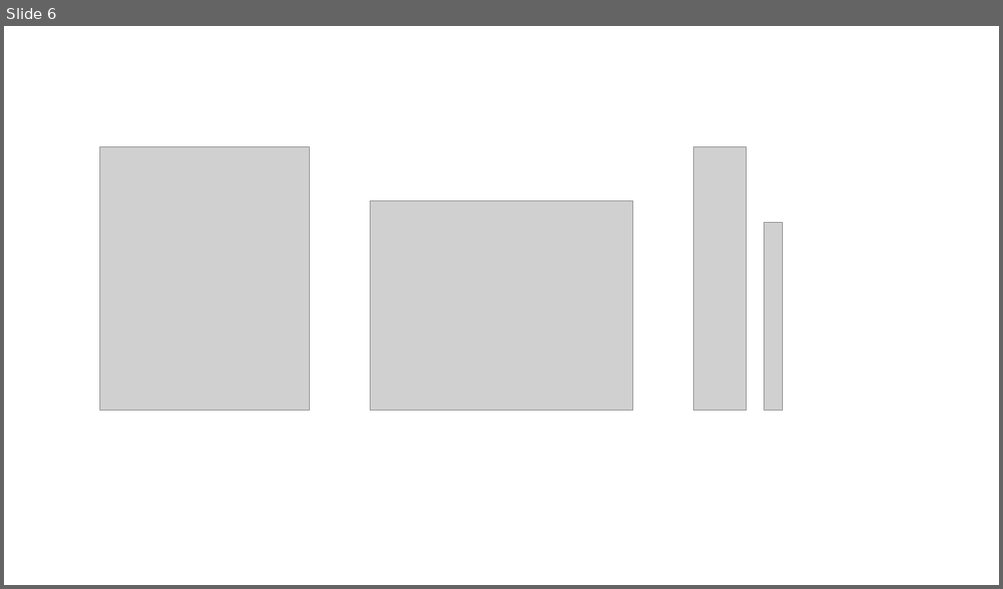
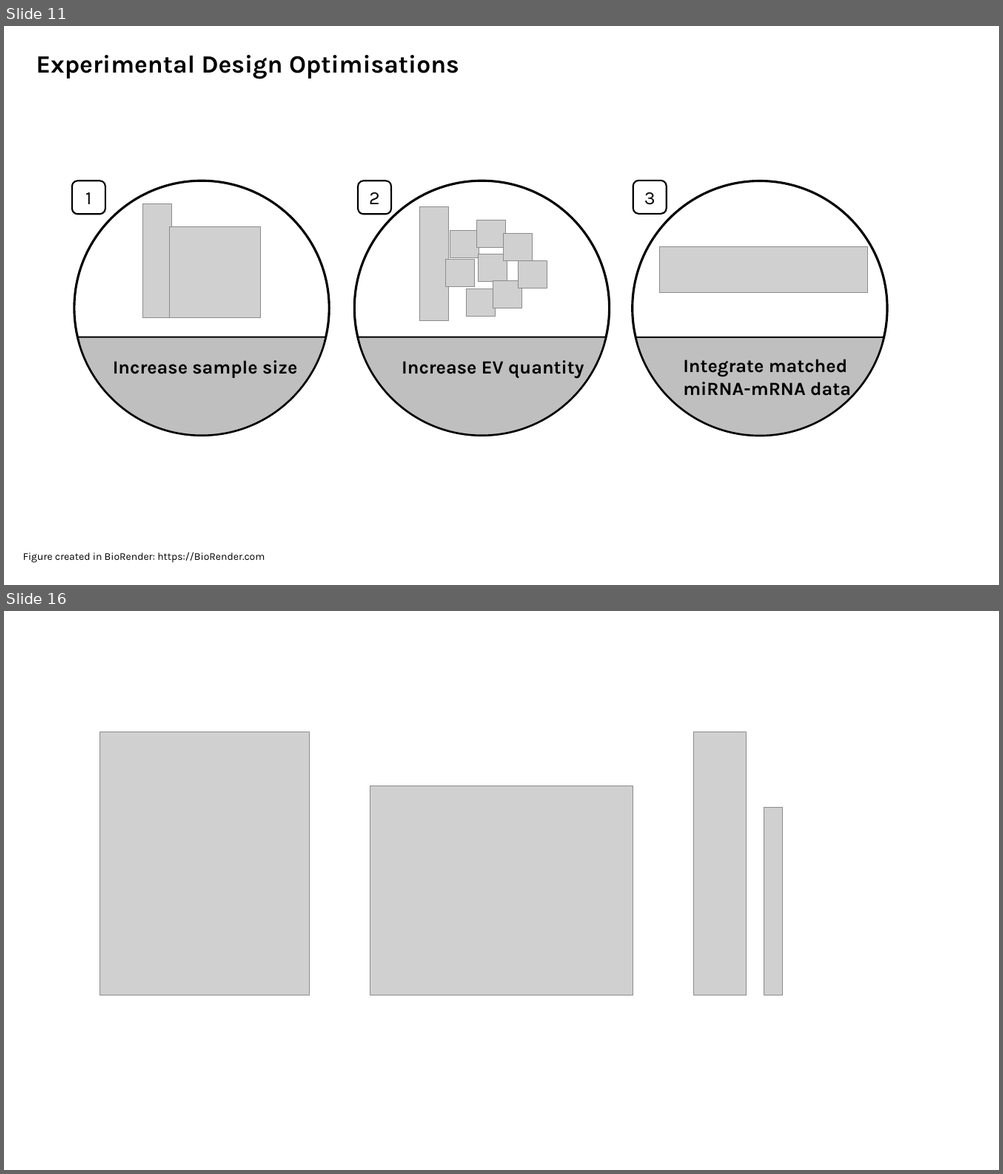
Before and after one commit to CJ770411/L4137_HBEC_EV_Transcriptomics-Project, a slide deck: viva/presentation/drafts/viva_presentation_DRAFT_1.pptx. Shown one above the other, each under a label of ours: slide 6 before the commit, slides 11 and 16 after it; the slides between them are not shown. The pictures are 1003x589 and 1003x1174 pixels, drawn with LibreOffice and Linux fonts; fonts in the diff are those of the drawing; grey boxes stand for pictures. Boxes give left, top, right and bottom in pixels: in the first picture for what was removed or moved away, otherwise in the second. Text is boxed around its words. In the diff, an @@ line names an element or a change of style, - is before the commit and + after.

```diff
--- a/viva/presentation/drafts/viva_presentation_DRAFT_1.pptx
+++ b/viva/presentation/drafts/viva_presentation_DRAFT_1.pptx
@@ slide 11 added at (x1=4, y1=26, x2=999, y2=585), background #FFFFFF @@
@@ text added at (x1=36, y1=55, x2=459, y2=79), 24 pt, text #000000, bold @@
+Experimental Design Optimisations
@@ group added at (x1=632, y1=181, x2=888, y2=437): 2 freeform shapes, 1 text, 1 picture, 1 rounded rectangle @@
+Integrate matched miRNA-mRNA data
+3
@@ group added at (x1=72, y1=181, x2=330, y2=437): 2 freeform shapes, 2 pictures, 1 text, 1 rounded rectangle @@
+Increase sample size
+1
@@ group added at (x1=355, y1=181, x2=610, y2=437): 9 pictures, 2 freeform shapes, 1 text, 1 rounded rectangle @@
+Increase EV quantity
+2
@@ text added at (x1=23, y1=552, x2=264, y2=563), 10 pt, text #000000 @@
+Figure created in BioRender: https://BioRender.com
@@ what was slide 6 is now slide 16 @@
```
Also in this commit, not shown: 4 slides changed, 10 other slides added, 8 other files.
